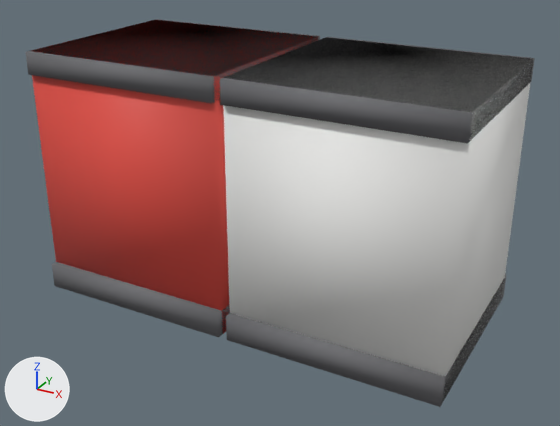
The glTF model content/props/barrier/tecpro_2m.glb, before and after one commit.
Camera for both pictures: a 50 mm lens placed at (1.61, -2.69, 1.86), pointed at (0.04, 0.16, 0.44). Lighting does not change. The marker at lower left points along +X, +Y and +Z. The older version comes first.

Before the edit, the objects in view are built like this:
```python
mat_tecpro_base = principled_material('tecpro_base')
mat_tecpro_base.base_color = (0.15, 0.15, 0.16)  # grey #6c6c6f
mat_tecpro_base.roughness = 0.7
mat_tecpro_red = principled_material('tecpro_red')
mat_tecpro_red.base_color = (0.8, 0.08, 0.06)  # red #e75045
mat_tecpro_red.roughness = 0.6
mat_tecpro_white = principled_material('tecpro_white')
mat_tecpro_white.base_color = (0.9, 0.9, 0.88)  # white #f3f3f1
mat_tecpro_white.roughness = 0.6
me_tecpro_2m = bpy.data.meshes.new('tecpro_2m')
me_tecpro_2m.from_pydata(...)  # a box spanning x -0.98..-0.02, y -0.25..0.65, z 0.0..1.15, material slot 0; a box spanning x -0.98..-0.02, y -0.28..0.68, z 0.0..0.12, material slot 1; a box spanning x -0.98..-0.02, y -0.27..0.67, z 1.05..1.15, material slot 1; a box spanning x 0.02..0.98, y -0.28..0.68, z 0.0..0.12, material slot 1; a box spanning x 0.02..0.98, y -0.27..0.67, z 1.05..1.15, material slot 1; a box spanning x 0.02..0.98, y -0.25..0.65, z 0.0..1.15, material slot 2
me_tecpro_2m.materials.append(mat_tecpro_red)  # red #e75045
me_tecpro_2m.materials.append(mat_tecpro_base)  # grey #6c6c6f
me_tecpro_2m.materials.append(mat_tecpro_white)  # white #f3f3f1
ob_tecpro_2m = bpy.data.objects.new('tecpro_2m', me_tecpro_2m)
ob_tecpro_2m.location = (0.0, 0.0, 0.0)
```
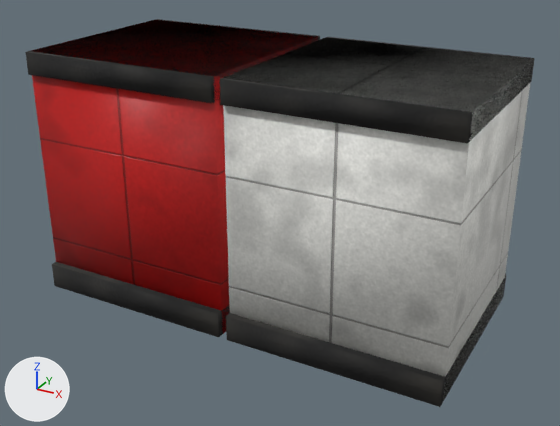
What differs and where, as boxes (x1, y1, x2, y2) in the pictures (560 x 426 px):
'tecpro_2m', surface changed (darker): (25, 19, 535, 407) in both

Edits to the bpy script that builds the scene:
```text
Add img_tecpro_white_col:
    img_tecpro_white_col = load_image('tecpro_white_col', '_unpacked/tecpro_white_col', 512, 512, 'sRGB')
Add img_tecpro_white_nrm:
    img_tecpro_white_nrm = load_image('tecpro_white_nrm', '_unpacked/tecpro_white_nrm', 512, 512, 'Non-Color')
Add img_tecpro_white_rough:
    img_tecpro_white_rough = load_image('tecpro_white_rough', '_unpacked/tecpro_white_rough', 512, 512, 'Non-Color')
Add img_tecpro_base_col:
    img_tecpro_base_col = load_image('tecpro_base_col', '_unpacked/tecpro_base_col', 512, 512, 'sRGB')
Add img_tecpro_base_nrm:
    img_tecpro_base_nrm = load_image('tecpro_base_nrm', '_unpacked/tecpro_base_nrm', 512, 512, 'Non-Color')
Add img_tecpro_base_rough:
    img_tecpro_base_rough = load_image('tecpro_base_rough', '_unpacked/tecpro_base_rough', 512, 512, 'Non-Color')
Add img_tecpro_red_nrm:
    img_tecpro_red_nrm = load_image('tecpro_red_nrm', '_unpacked/tecpro_red_nrm', 512, 512, 'Non-Color')
Add img_tecpro_red_rough:
    img_tecpro_red_rough = load_image('tecpro_red_rough', '_unpacked/tecpro_red_rough', 512, 512, 'Non-Color')
Add img_tecpro_red_col:
    img_tecpro_red_col = load_image('tecpro_red_col', '_unpacked/tecpro_red_col', 512, 512, 'sRGB')
Change mat_tecpro_red:
    remove # nodes: BsdfPrincipled, OutputMaterial
    remove # colours: red #e75045
    nodes: BsdfPrincipled, Math, NormalMap, OutputMaterial, SeparateColor, TexImage x3
    uses the picture img_tecpro_red_col
    uses the picture img_tecpro_red_nrm
    uses the picture img_tecpro_red_rough
Change mat_tecpro_base:
    remove # nodes: BsdfPrincipled, OutputMaterial
    remove # colours: grey #6c6c6f
    nodes: BsdfPrincipled, Math, NormalMap, OutputMaterial, SeparateColor, TexImage x3
    uses the picture img_tecpro_base_col
    uses the picture img_tecpro_base_nrm
    uses the picture img_tecpro_base_rough
Change mat_tecpro_white:
    remove # nodes: BsdfPrincipled, OutputMaterial
    remove # colours: white #f3f3f1
    nodes: BsdfPrincipled, Math, NormalMap, OutputMaterial, SeparateColor, TexImage x3
    uses the picture img_tecpro_white_col
    uses the picture img_tecpro_white_nrm
    uses the picture img_tecpro_white_rough
```
